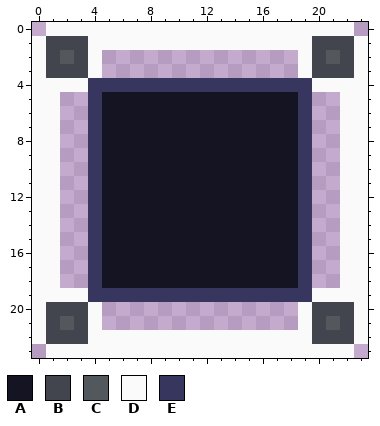
A pixel-art file gets an edit: ui/panel3.aseprite. Above: the version before the commit.
24x24 pixels, 1 frame.
Palette (. is transparent): A #151423  B #42444e  C #52585c  D #fafafa  E #36365f
Now the later version:
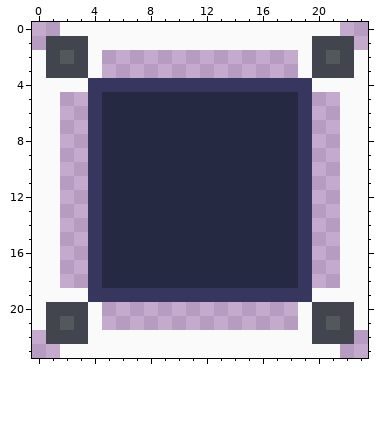
The exact change:
Colour A changes from #151423 to #262942.
The edit erases colour D in row 0 at x 1 and 22; in row 1 at x 0 and 23; in row 22 at x 0 and 23; in row 23 at x 1 and 22.
Changed places in both pictures, as pixel boxes (x1, y1, x2, y2):
changed: (32, 22, 368, 358)
